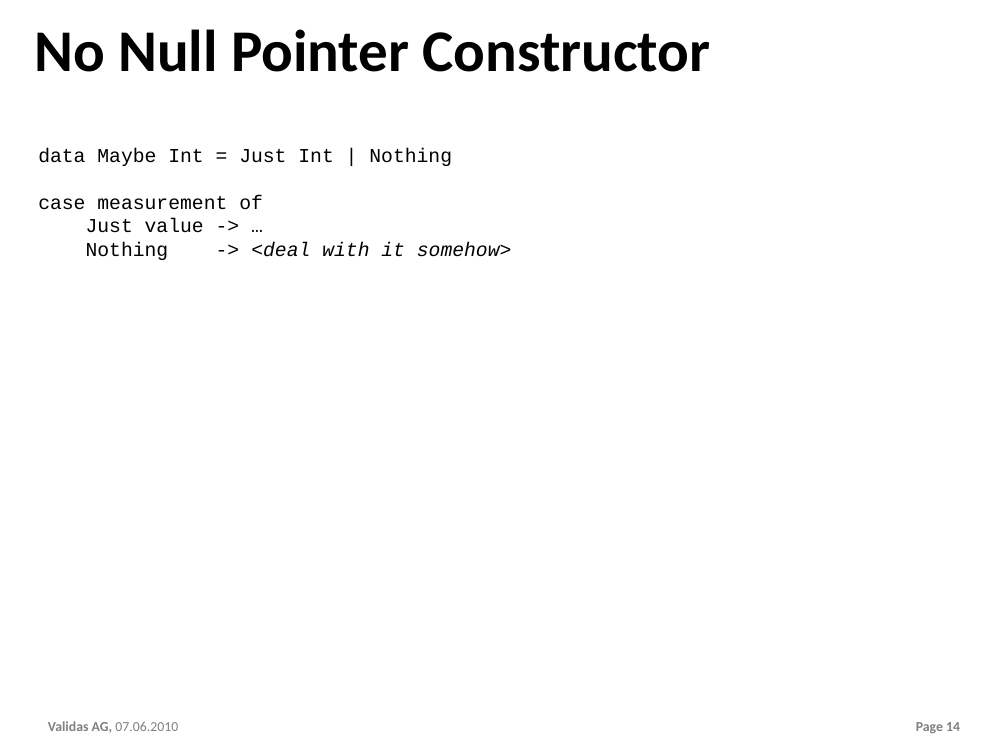
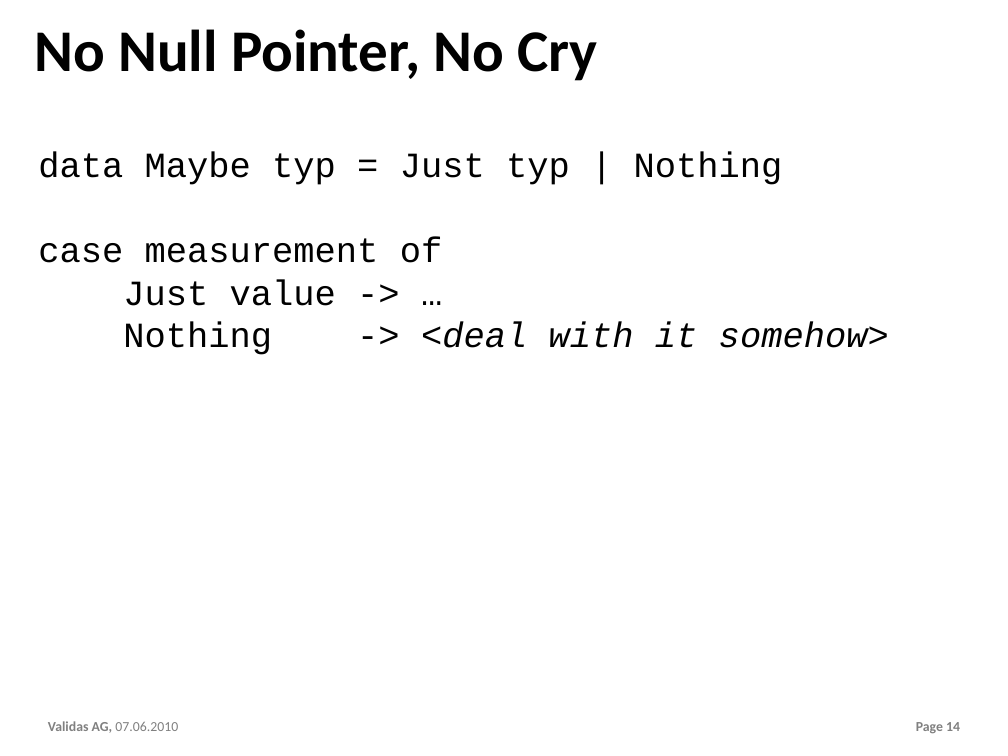
Before and after one commit to theoremprover/chess, a slide deck: slide 14 of ppt/Chess200.pptx. Drawn at 1008x756 pixels with LibreOffice and Linux fonts; fonts in the diff are those of the drawing; background and template pictures are left out. Boxes give left, top, right and bottom in pixels: in the first picture for what was removed or moved away, otherwise in the second. Text is boxed around its words. In the diff, an @@ line names an element or a change of style, - is before the commit and + after.

```diff
--- a/ppt/Chess200.pptx
+++ b/ppt/Chess200.pptx
@@ title at <box>34,29,598,81</box>: text changed @@
-No Null Pointer Constructor
+No Null Pointer, No Cry
@@ text at <box>38,152,783,185</box>: text changed; size 20 to 36 pt @@
-data Maybe Int = Just Int | Nothing
+data Maybe typ = Just typ | Nothing
@@ text at <box>38,237,889,355</box>: size 20 to 36 pt in "case measurement of", "Just value -> …", "Nothing -> <deal with it somehow>" @@
```
Also in this commit, not shown: 5 other slides changed.
